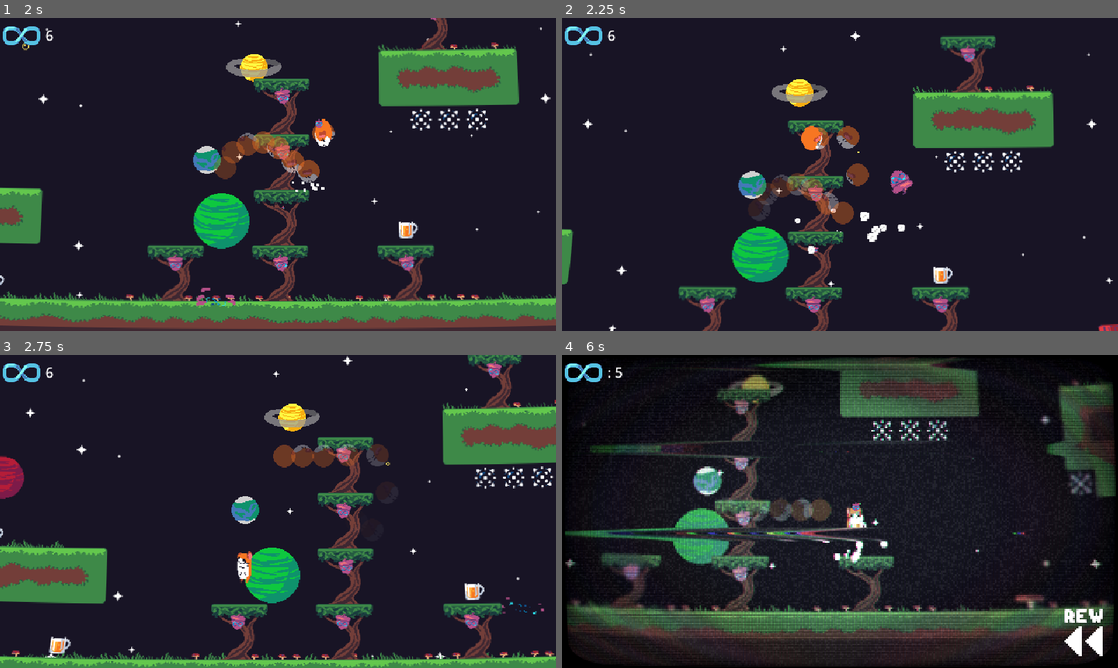
Above: before the commit, frames 1-4 (two rows, left to right).
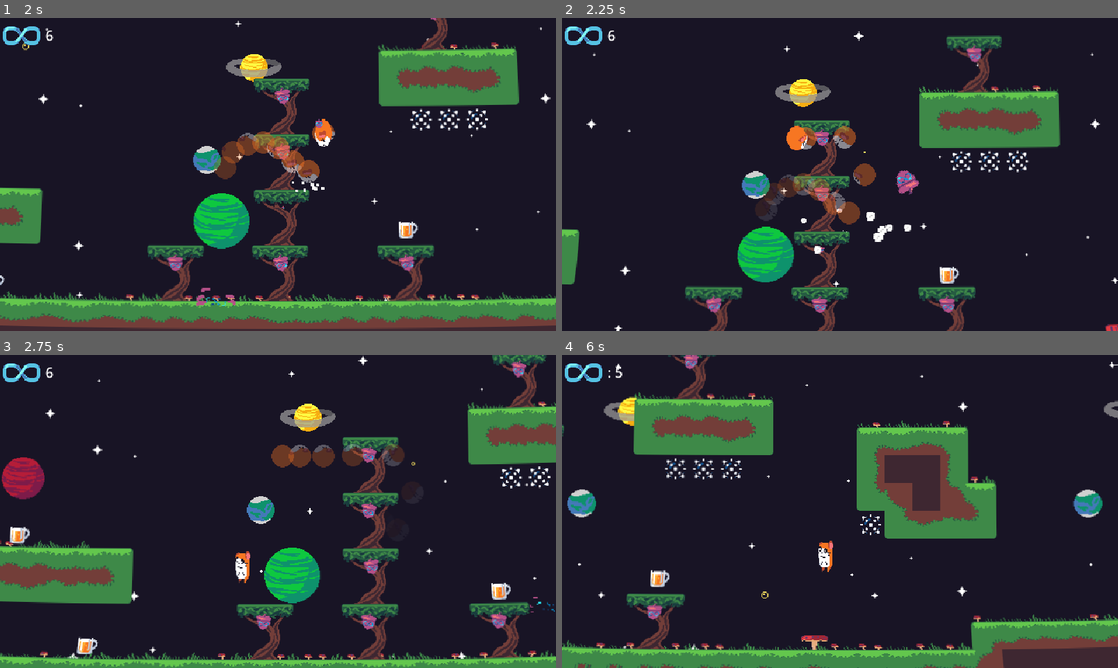
Above: after the commit, the same moments.

Repository: Codex112008/GMTK-2025-Game-Jam
Game: Godot game, scene res://Scenes/Game.tscn
Two runs of this game, one before a commit and one after it. Both use one fixed random seed, a clock stepped at 60 frames per second and the inputs below. Sound files missing from this copy of the repository are replaced by a short silence.
Inputs:
- Up to frame 1 (2 s): hold D (right) from 0.53 s (still down); tap Shift (dash) at 0.6, 1.55 s; tap Space (jump) at 0.77, 0.8, 1.07, 1.35, 1.52, 1.82 s
- Up to frame 2 (2.25 s): release D (right) at 2.03 s; hold A (left) from 2.03 s (still down); tap Shift (dash) at 2.1 s
- Up to frame 3 (2.75 s): keep holding A (left); tap Space (jump) at 2.3 s
- Up to frame 4 (6 s): release A (left) at 2.78 s; hold D (right) 2.78-4.28 s; tap Shift (dash) at 2.85, 4.35, 5.1 s; tap Space (jump) at 3.02, 3.32, 3.6, 3.77, 4.07, 4.52, 4.82, 5.3, 5.85 s; hold A (left) 4.28-5.03 s; hold D (right) 5.03-5.78 s; hold A (left) from 5.78 s (still down)

Frame 1 is identical in both runs. In frame 2, 10% of the frame differs, in the area x 0-100%, y 4-100%; in frame 3, 19%; in frame 4, 56%, in the area x 0-100%, y 0-100%.

Commit message:
Added super dash

Diff:
--- a/Scenes/Player.tscn
+++ b/Scenes/Player.tscn
@@ -252,7 +252,6 @@
 script = ExtResource("1_kyqiw")
 speed = 260.0
 acceleration = 7.0
-dash_strength = 700.0
 friction = 4.0
 max_nut_count = 5
 thrown_nut = ExtResource("2_nn08x")
--- a/Scripts/PlayerController.gd
+++ b/Scripts/PlayerController.gd
@@ -127,6 +127,37 @@
 	if Input.is_action_just_released("jump") && short_jump_timer.time_left != 0:
 		velocity.y += jump_strength / 2 # this value can be tweaked
 
+	# Nut dash
+	if nut_count > 0 && Input.is_action_just_pressed("dash") && !rewinding && drink_timer.time_left == 0:
+		camera.apply_shake(0.2)
+		remove_oldest_nut()
+		dashing = true
+		velocity_before_dash = velocity.x
+		afterimage_particles.emitting = true
+		dash_timer.start()
+
+		var new_nut : ThrownNutScript = thrown_nut.instantiate()
+		new_nut.global_position = global_position
+		instantiated_nodes.add_child(new_nut)
+		if !my_sprite.flip_h:
+			new_nut.velocity.x = -new_nut.start_fall_speed
+		else:
+			new_nut.velocity.x = new_nut.start_fall_speed
+
+		if !my_sprite.flip_h:
+			velocity.x = dash_strength
+		else:
+			velocity.x = -dash_strength
+
+	if dash_timer.time_left == 0 && dashing:
+		velocity.x = velocity_before_dash
+		afterimage_particles.emitting = false
+		dashing = false
+
+	if dashing:
+		velocity.y = 0
+
+	# Nut jump
 	if nut_count > 0 && not is_on_floor() && Input.is_action_just_pressed("jump") && !did_coyote:
 		afterimage_particles.emitting = true
 		spin_timer.start()
@@ -143,13 +174,10 @@
 	if spin_timer.time_left == 0 && not dashing:
 		afterimage_particles.emitting = false
 
-	velocity = Vector2(clamp(velocity.x, -1000, 1000), clamp(velocity.y, -5000, 1250))
-
-
 	# Get the input direction and handle the movement/deceleration.
 	var direction := Input.get_axis("left", "right")
 	run_particles.emitting = direction && is_on_floor() # if moving have running particles
-	if direction && pre_rewind_timer.time_left == 0:
+	if direction && pre_rewind_timer.time_left == 0 && !dashing:
 		dir = direction
 		if is_on_floor(): # footstep sounds
 			footsteps_sound.play_sound()
@@ -180,39 +208,6 @@
 	# Drop down one way platforms
 	if Input.is_action_pressed("down") && is_on_floor():
 		position.y += 1
-
-	# Nut dash
-	if nut_count > 0 && Input.is_action_just_pressed("dash") && !rewinding && drink_timer.time_left == 0:
-		camera.apply_shake(0.2)
-		remove_oldest_nut()
-		dashing = true
-		velocity_before_dash = velocity.x
-		set_process_input(false)
-		set_process_unhandled_input(false)
-		afterimage_particles.emitting = true
-		dash_timer.start()
-
-		var new_nut : ThrownNutScript = thrown_nut.instantiate()
-		new_nut.global_position = global_position
-		instantiated_nodes.add_child(new_nut)
-		if !my_sprite.flip_h:
-			new_nut.velocity.x = -new_nut.start_fall_speed
-		else:
-			new_nut.velocity.x = new_nut.start_fall_speed
-
-		if !my_sprite.flip_h:
-			velocity.x = dash_strength
-		else:
-			velocity.x = -dash_strength
-
-	if dash_timer.time_left == 0 && dashing:
-		velocity.x = velocity_before_dash
-		afterimage_particles.emitting = false
-		enable_inputs()
-		dashing = false
-
-	if dashing:
-		velocity.y = 0
 
 	# SQUISH
 	if scale.x > 1.25 && scale.y < 0.75:
@@ -240,6 +235,8 @@
 	last_frame_on_floor = is_on_floor()
 	last_frame_y_velocity = velocity.y
 
+	velocity = Vector2(clamp(velocity.x, -3000, 3000), clamp(velocity.y, -5000, 1250))
+
 	move_and_slide()
 
 	# Gets nuts from trees
@@ -274,7 +271,15 @@
 	jump_particles.emitting = true
 	short_jump_timer.start()
 	velocity.y = -jump_strength;
-	# velocity.y = -jump_strength
+
+	if dashing:
+		dashing = false
+		velocity.x *= 1.4
+		print(str(velocity.x))
+		dash_timer.stop()
+		if spin_timer.time_left == 0:
+			afterimage_particles.emitting = true
+			spin_timer.start()
 
 func remove_oldest_nut():
 	nutted_trees[0].grow()
